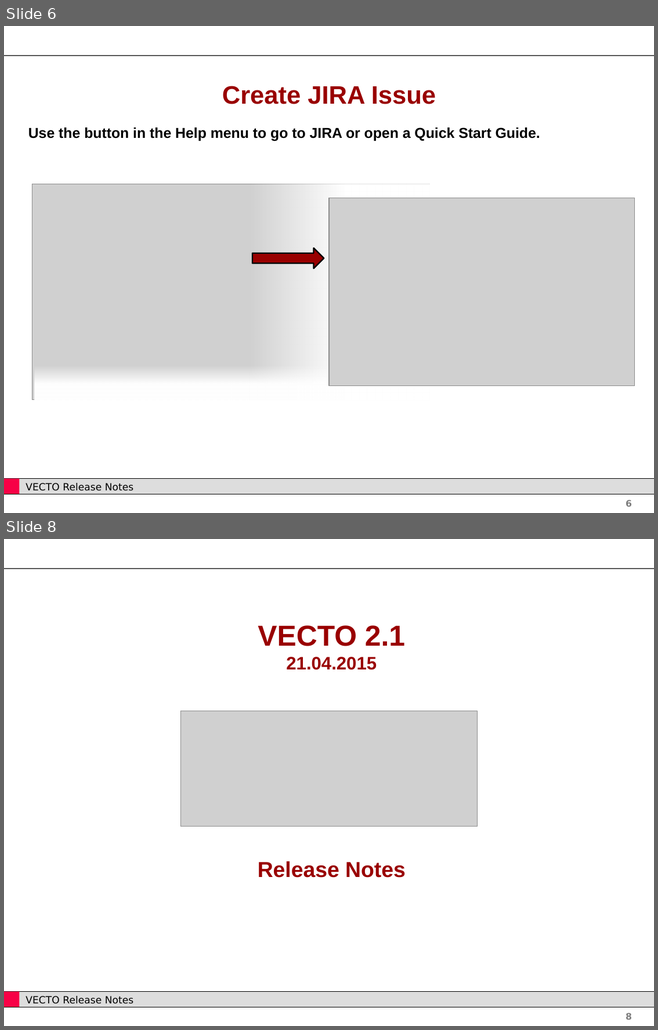
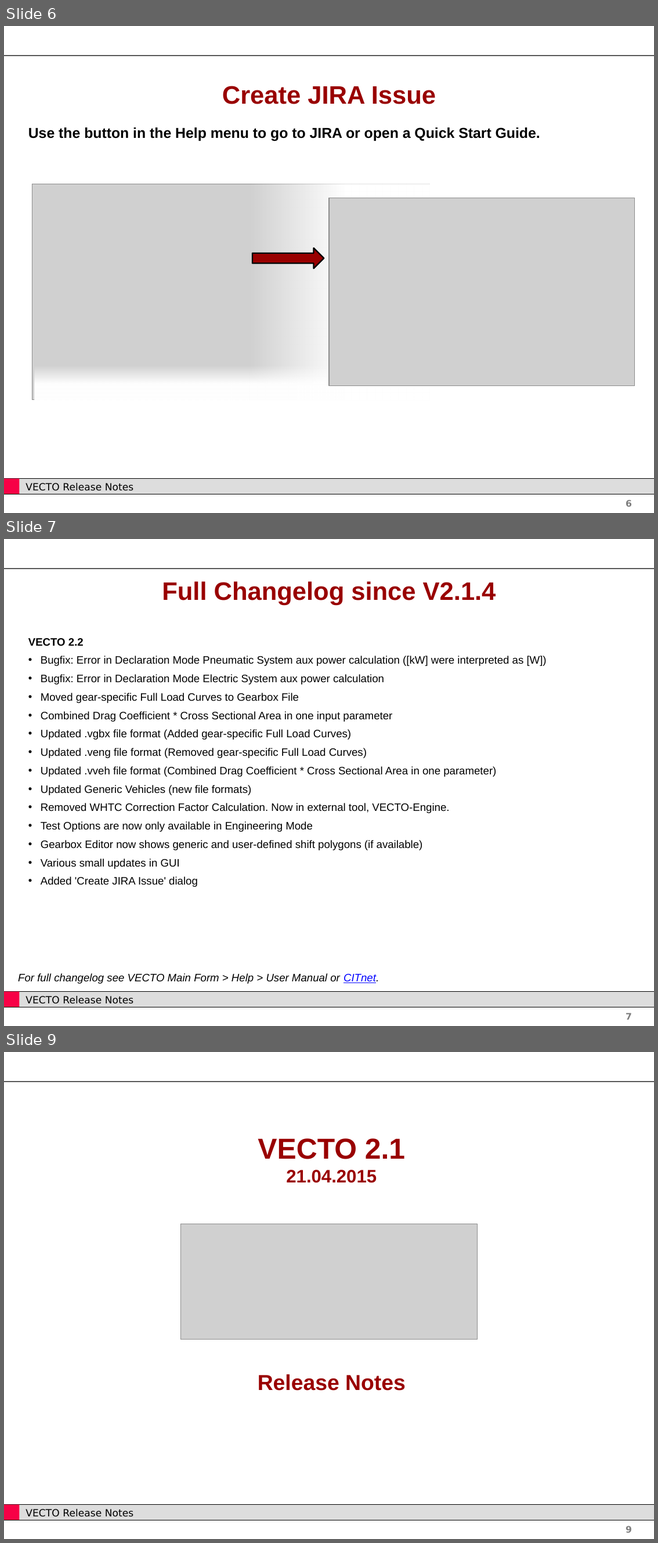
Before and after one commit to CLIMA-VECTO/vecto-sim, a slide deck: User Manual Source/Release Notes V2.2.pptx. Shown one above the other, each under a label of ours: slides 6 and 8 before the commit, slides 6, 7 and 9 after it; the slides between them are not shown. The pictures are 658x1030 and 658x1543 pixels, drawn with LibreOffice and Linux fonts; fonts in the diff are those of the drawing; grey boxes stand for pictures; background and template pictures are left out. Boxes give left, top, right and bottom in pixels: in the first picture for what was removed or moved away, otherwise in the second. Text is boxed around its words. In the diff, an @@ line names an element or a change of style, - is before the commit and + after.

Commit message:
User Manual update (unfinished)

```diff
--- a/User Manual Source/Release Notes V2.2.pptx
+++ b/User Manual Source/Release Notes V2.2.pptx
@@ slide 7 added at (x1=4, y1=539, x2=654, y2=1026), background #FFFFFF; not listed: 5 template elements that a slide beside it also shows @@
@@ title added at (x1=162, y1=581, x2=496, y2=605), 28 pt, text #990000, bold @@
+Full Changelog since V2.1.4
@@ text added at (x1=28, y1=638, x2=546, y2=887), 12 pt, text #000000 @@
+VECTO 2.2
+• Bugfix: Error in Declaration Mode Pneumatic System aux power calculation ([kW] were interpreted as [W])
+• Bugfix: Error in Declaration Mode Electric System aux power calculation
+• Moved gear-specific Full Load Curves to Gearbox File
+• Combined Drag Coefficient * Cross Sectional Area in one input parameter
+• Updated .vgbx file format (Added gear-specific Full Load Curves)
+• Updated .veng file format (Removed gear-specific Full Load Curves)
+• Updated .vveh file format (Combined Drag Coefficient * Cross Sectional Area in one parameter)
+• Updated Generic Vehicles (new file formats)
+• Removed WHTC Correction Factor Calculation. Now in external tool, VECTO-Engine.
+• Test Options are now only available in Engineering Mode
+• Gearbox Editor now shows generic and user-defined shift polygons (if available)
+• Various small updates in GUI
+• Added 'Create JIRA Issue' dialog
@@ text added at (x1=18, y1=973, x2=379, y2=984), 12 pt, text #000000, italic @@
+For full changelog see VECTO Main Form > Help > User Manual or CITnet.
@@ what was slide 8 is now slide 9 @@
@@ page number at (x1=625, y1=1526, x2=632, y2=1533): text changed @@
-8
+9
```
Also in this commit, not shown: 3 slides changed, 1 other slide added, 1 slide removed, 7 other files.
